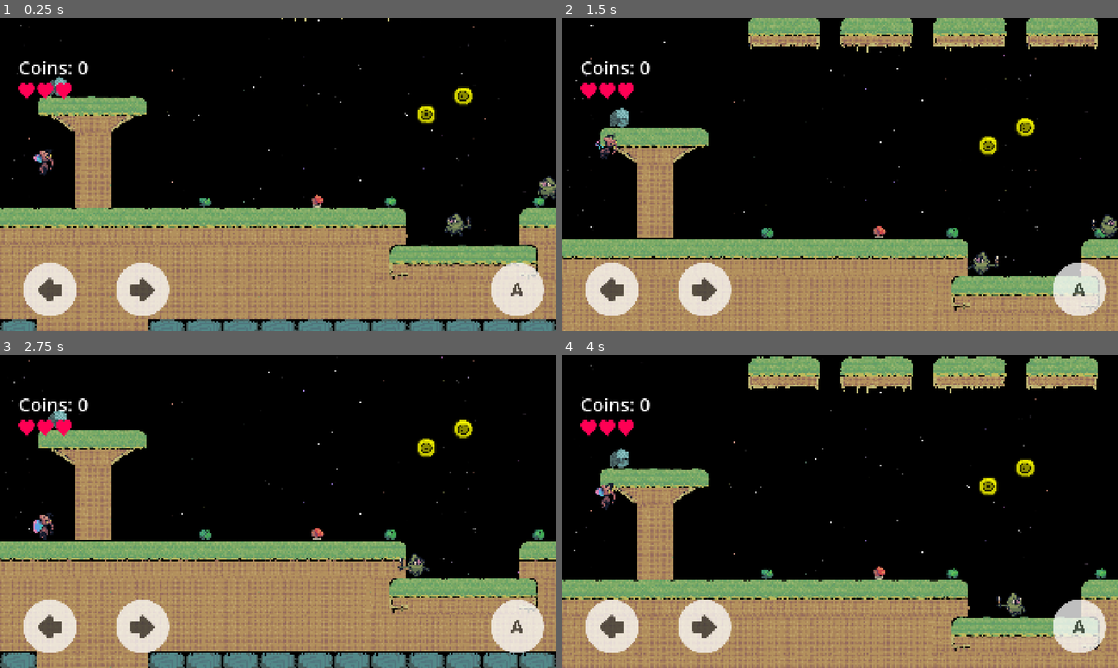
Above: before the commit, frames 1-4 (two rows, left to right).
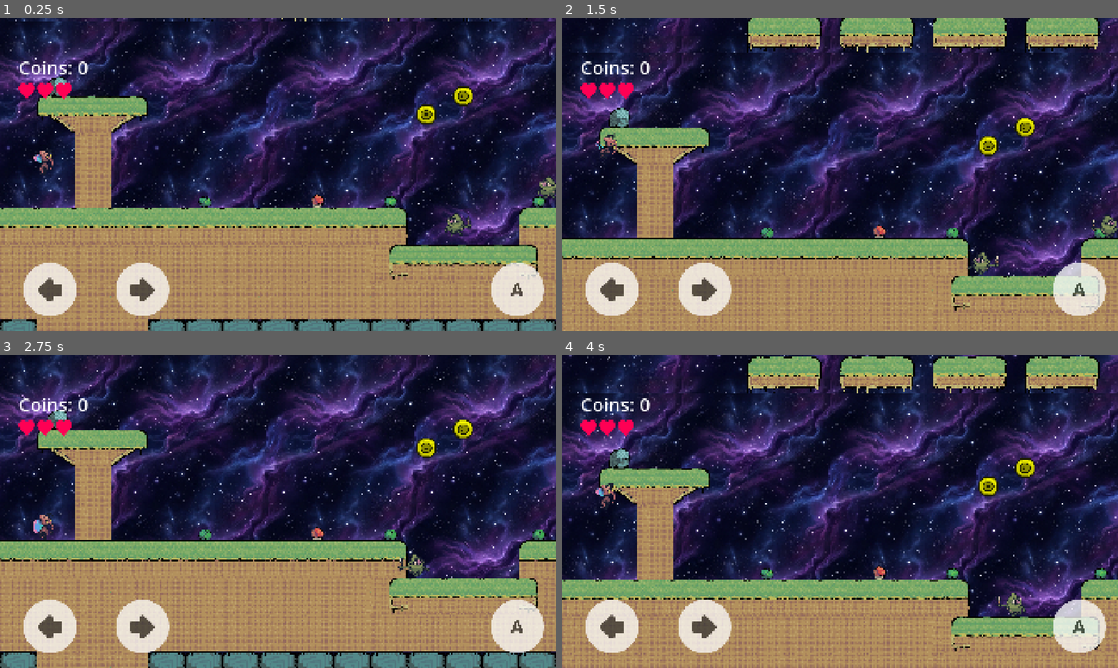
Above: after the commit, the same moments.

Repository: carlospalomino/nivel-nuevo-platformer
Game: Godot game, scene res://main.tscn
Same seed, same stepped clock (60 frames per second), same inputs: the game is played once before the commit and once after it. Before the commit the project starts from res://Nivel_Kepb.tscn. Sound files missing from this copy of the repository are replaced by a short silence.
Inputs (mouse positions are in pixels of both pictures, inside the frame that each line leads up to):
- Up to frame 1 (0.25 s): no input
- Up to frame 2 (1.5 s): tap Enter at 0.5 s; move the mouse to (962, 158) at 0.52 s; click (962, 158) at 0.67 s; tap Up (player_1_jump) at 0.77 s; move the mouse to (728, 190) at 1.27 s; click (728, 190) at 1.42 s
- Up to frame 3 (2.75 s): tap Up (player_1_jump) at 1.52 s; move the mouse to (333, 442) at 2.02 s; click (333, 442) at 2.17 s
- Up to frame 4 (4 s): move the mouse to (812, 574) at 2.77 s; click (812, 574) at 2.92 s; tap Up (player_1_jump) at 3.02, 3.77 s; move the mouse to (1006, 558) at 3.52 s; click (1006, 558) at 3.67 s

The runs differ from the first frame. In frame 1, 57% of the frame differs, in the area x 0-100%, y 0-97%; in frame 2, 62%; in frame 3, 56%; in frame 4, 63%, in the area x 0-100%, y 0-84%.

Commit message:
Primera Modificacion Explore Godot Session 01
Gravedad configurada a 300.0 (baja gravedad): se modifico gravity = 300.0 en el nodo GameLogic. Esto hace al personaje ligero para que salte alto y caiga lento.

Doble salto activado: se modifico double_jump = true en el nodo Player, lo que permite dar el segundo salto en el aire.

Tinte de fondo configurado: En el nodo Background, se cambio la propiedad self_modulate a un color azul : Color(0.11, 0.13, 0.23, 0.19). pero como es una imagen igual se sigue viendo negro

Diff:
--- a/Nivel_Kepb.tscn
+++ b/Nivel_LaberintoLunar.tscn
@@ -21,8 +21,10 @@
 [node name="GameLogic" parent="." unique_id=1461208797 instance=ExtResource("3_xbkvd")]
 win_by_collecting_coins = true
 win_by_reaching_flag = true
+gravity = 300.0
 
 [node name="Background" parent="." unique_id=474635500 instance=ExtResource("2_tb5a2")]
+self_modulate = Color(0.11372549, 0.13333334, 0.23137255, 0.1882353)
 
 [node name="Dangerzone" parent="." unique_id=761224350 instance=ExtResource("4_2mg6t")]
 position = Vector2(3072, 1216)
@@ -289,6 +291,7 @@
 collision_layer = 1
 collision_mask = 7
 sprite_frames = ExtResource("9_qmofe")
+double_jump = true
 
 [node name="Camera2D" type="Camera2D" parent="Player" unique_id=1155688518]
 position = Vector2(0, 15)
Not shown: 1 places in Nivel_LaberintoLunar.tscn that only renumber resources
Binary file changed: assets/background-void.png
Not shown, changed: assets/background-void.png.import
